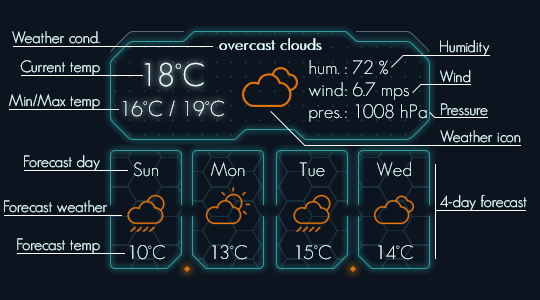
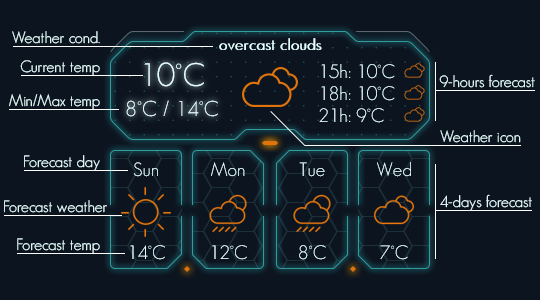
Comparing the layer stacks of the two (540, 300) images. Changes:
renamed "Wind" to "9-hours forecast", moved it above "4-days forecast", painted on it over [439, 70, 535, 88]
removed layer "Humidity" over [440, 40, 490, 56]
renamed "4-day forecast" to "4-days forecast", painted on it over [476, 194, 532, 208]
removed layer "Pressure" over [441, 103, 488, 116]
renamed "Forme 4" to "Forme 9 copie", moved it above "Forme 8 copie", painted on it over [412, 84, 535, 93]
added layer "Forme 8 copie" above "Forme 9" over [435, 62, 436, 121]
removed layer "Forme 6" over [429, 112, 488, 118]
removed layer "Forme 5" over [391, 55, 490, 68]
renamed "Calque 1" to "Calque 2", painted on it over [110, 55, 440, 268]
